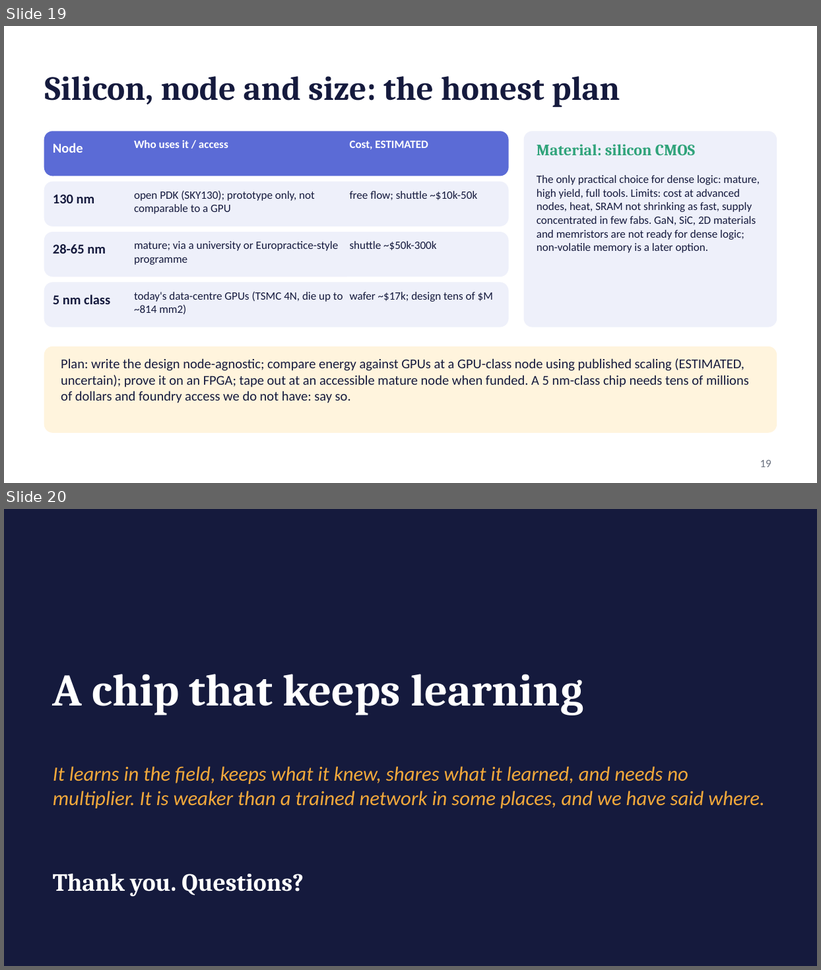
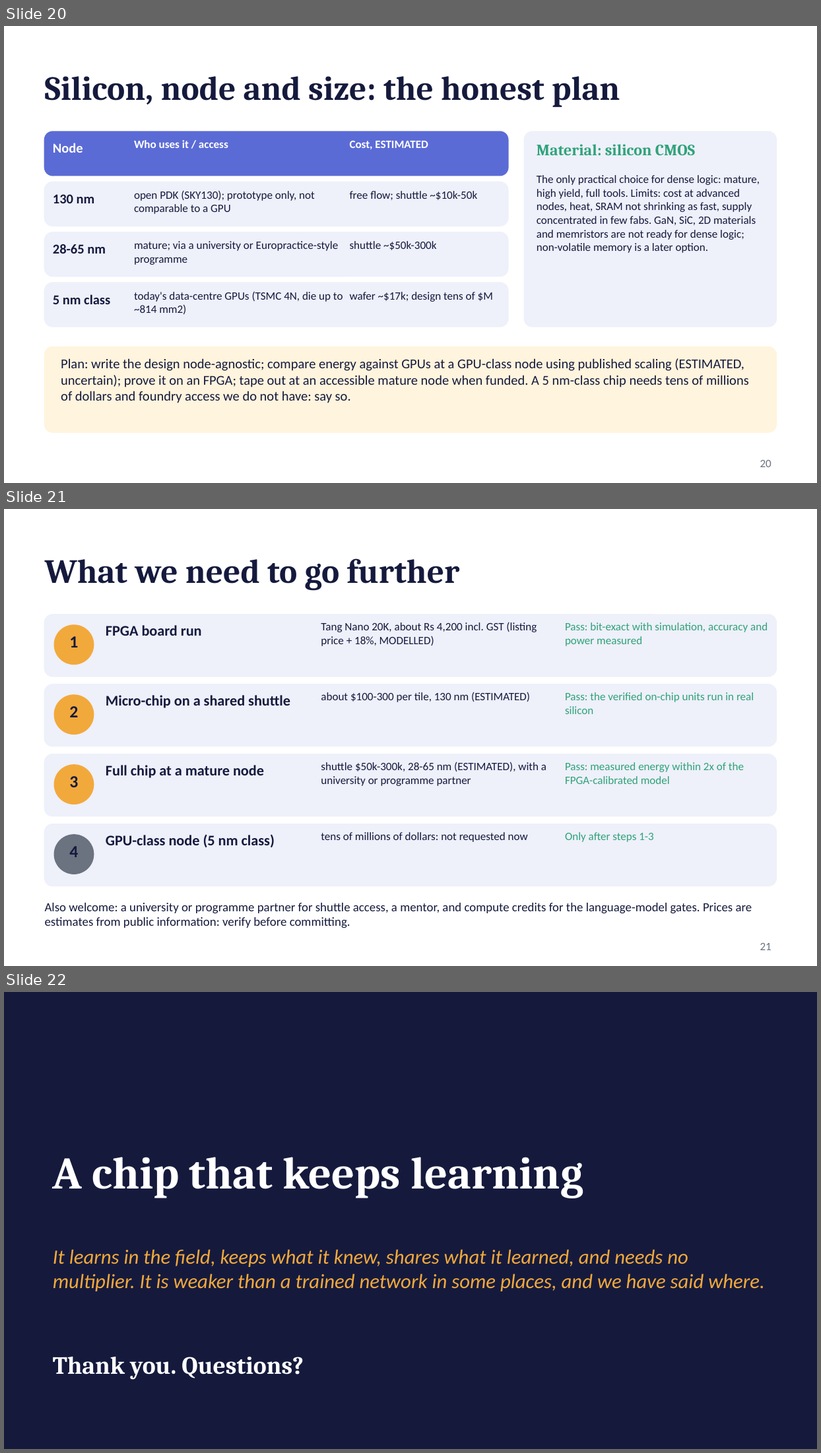
Before and after one commit to kurosaki11op-art/gpu2.0, a slide deck: docs/L_pitch_draft.pptx. Shown one above the other, each under a label of ours: slides 19 and 20 before the commit, slides 20, 21 and 22 after it. The pictures are 821x970 and 821x1453 pixels, drawn with LibreOffice and Linux fonts; fonts in the diff are those of the drawing. Boxes give left, top, right and bottom in pixels: in the first picture for what was removed or moved away, otherwise in the second. Text is boxed around its words. In the diff, an @@ line names an element or a change of style, - is before the commit and + after.

```diff
--- a/docs/L_pitch_draft.pptx
+++ b/docs/L_pitch_draft.pptx
@@ slide 21 added at (4, 509, 817, 966), background #FFFFFF @@
@@ title added at (45, 559, 460, 591), 30 pt, text #151A3D, bold @@
+What we need to go further
@@ rounded rectangle added at (45, 615, 776, 677), fill #EEF0FA, outline #EEF0FA 1 pt @@
@@ ellipse added at (54, 625, 94, 664), fill #F2A93B, outline #F2A93B 1 pt @@
@@ text added at (106, 625, 202, 636), 13 pt, text #151A3D, bold @@
+FPGA board run
@@ text added at (321, 622, 537, 646), 10 pt, text #151A3D @@
+Tang Nano 20K, about Rs 4,200 incl. GST (listing price + 18%, MODELLED)
@@ text added at (565, 623, 768, 646), 10 pt, text #2FA37A @@
+Pass: bit-exact with simulation, accuracy and power measured
@@ text added at (69, 636, 78, 648), 15 pt, text #151A3D, bold @@
+1
@@ rounded rectangle added at (45, 685, 776, 747), fill #EEF0FA, outline #EEF0FA 1 pt @@
@@ ellipse added at (54, 695, 94, 734), fill #F2A93B, outline #F2A93B 1 pt @@
@@ text added at (69, 706, 78, 718), 15 pt, text #151A3D, bold @@
+2
@@ text added at (106, 695, 290, 708), 13 pt, text #151A3D, bold @@
+Micro-chip on a shared shuttle
@@ text added at (321, 692, 530, 702), 10 pt, text #151A3D @@
+about $100-300 per tile, 130 nm (ESTIMATED)
@@ text added at (565, 692, 754, 714), 10 pt, text #2FA37A @@
+Pass: the verified on-chip units run in real silicon
@@ rounded rectangle added at (45, 755, 776, 817), fill #EEF0FA, outline #EEF0FA 1 pt @@
@@ ellipse added at (54, 765, 94, 804), fill #F2A93B, outline #F2A93B 1 pt @@
@@ text added at (106, 765, 264, 778), 13 pt, text #151A3D, bold @@
+Full chip at a mature node
@@ text added at (321, 762, 547, 786), 10 pt, text #151A3D @@
+shuttle $50k-300k, 28-65 nm (ESTIMATED), with a university or programme partner
@@ text added at (565, 762, 744, 784), 10 pt, text #2FA37A @@
+Pass: measured energy within 2x of the FPGA-calibrated model
@@ text added at (69, 776, 78, 788), 15 pt, text #151A3D, bold @@
+3
@@ rounded rectangle added at (45, 824, 776, 887), fill #EEF0FA, outline #EEF0FA 1 pt @@
@@ ellipse added at (54, 835, 94, 874), fill #6B7280, outline #6B7280 1 pt @@
@@ text added at (106, 834, 275, 848), 13 pt, text #151A3D, bold @@
+GPU-class node (5 nm class)
@@ text added at (321, 832, 528, 842), 10 pt, text #151A3D @@
+tens of millions of dollars: not requested now
@@ text added at (565, 832, 654, 842), 10 pt, text #2FA37A @@
+Only after steps 1-3
@@ text added at (69, 846, 78, 857), 15 pt, text #151A3D, bold @@
+4
@@ text added at (45, 903, 752, 929), 11 pt, text #151A3D @@
+Also welcome: a university or programme partner for shuttle access, a mentor, and compute credits for the language-model gates. Prices are estimates from public information: verify before committing.
@@ page number added at (760, 943, 772, 951), 10 pt, text #6B7280 @@
+21
@@ what was slide 19 is now slide 20 @@
@@ page number at (760, 460, 772, 468): text changed @@
-19
+20
@@ what was slide 20 is now slide 22 @@
```
Also in this commit, not shown: 1 other slide added, 2 other files.
